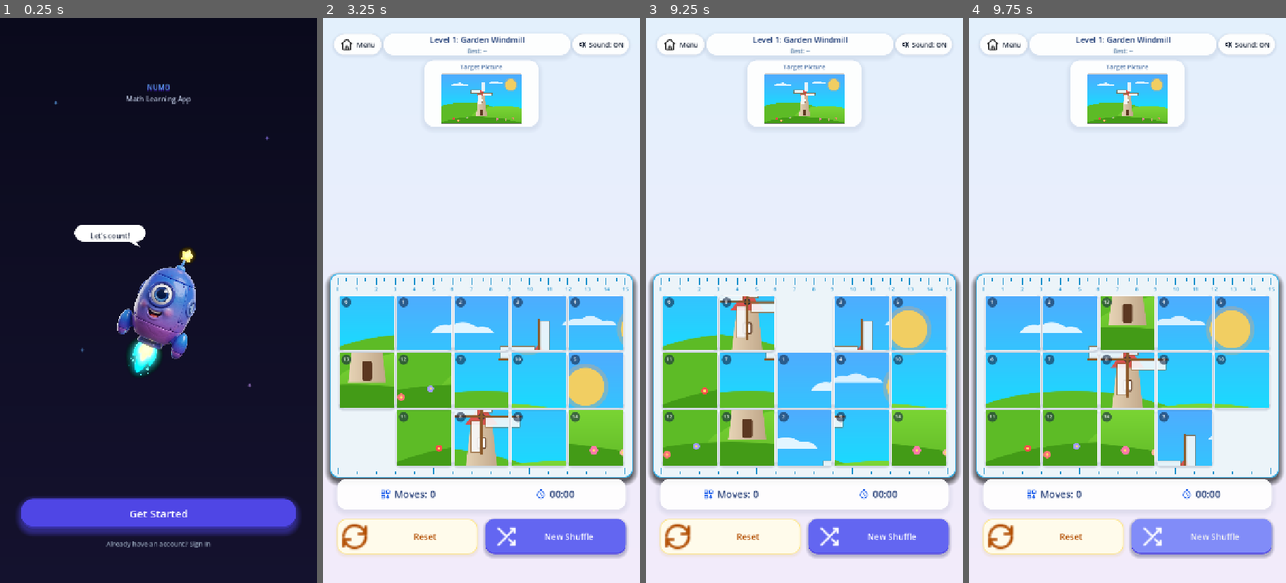
Above: before the commit, frames 1-4 (left to right).
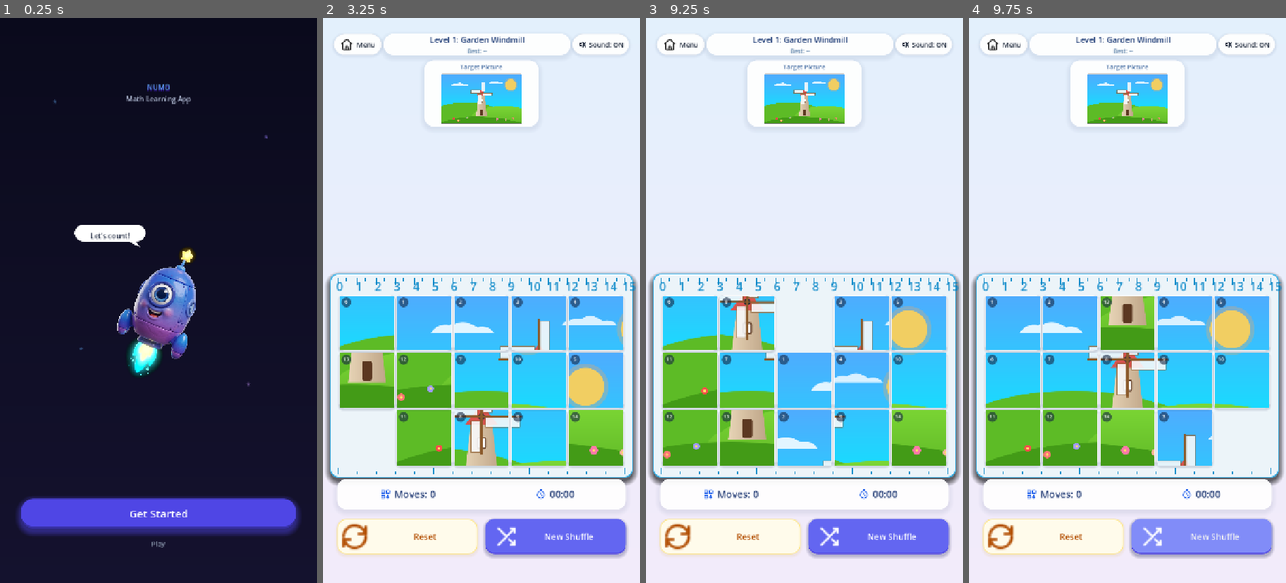
Above: after the commit, the same moments.

Repository: satyamsk05/muzepuzzlegame
Game: Godot game, scene res://scenes/StartScreen.tscn
Two runs of this game, one before a commit and one after it. Both use one fixed random seed, a clock stepped at 60 frames per second and the inputs below.
Inputs (mouse positions are in pixels of both pictures, inside the frame that each line leads up to):
- Up to frame 1 (0.25 s): no input
- Up to frame 2 (3.25 s): click "Get Started" at 0.5 s; click (487, 458) at 1.27 s; move the mouse to (551, 272) at 2.02 s; click (551, 272) at 2.17 s; move the mouse to (418, 328) at 2.77 s; click (418, 328) at 2.92 s
- Up to frame 3 (9.25 s): click "Menu" at 3.5 s; click "Path" at 4.25 s; click "Learn" at 5 s; click "Progress" at 5.75 s; click "Profile" at 6.5 s; click (810, 458) at 7.27 s; move the mouse to (836, 176) at 8.02 s; click (836, 176) at 8.17 s; move the mouse to (788, 413) at 8.77 s; click (788, 413) at 8.92 s
- Up to frame 4 (9.75 s): click "New Shuffle" at 9.5 s

The runs differ from the first frame. In frame 1, 0.2% of the frame differs, in the area x 16-86%, y 14-94%; in frame 2, 0.4%, in the area x 4-99%, y 46-49%; in frame 3, 0.4%; in frame 4, 0.4%.

Commit message:
UI fixes: sign-in button, tile label font, glyph icons, level layout
- start_screen: SignInBtn renamed to PlayBtn with label 'Play' (it was a fake sign-in using the Get Started handler)
- puzzle_board: ruler numbers use the theme font and size derived from tile height (min 16)
- replace decorative glyphs (star, hamburger) that rendered as boxes with ASCII
- level nodes: already inside a ScrollContainer below the top bar; no layout change

Diff:
--- a/scenes/HomeScreen.tscn
+++ b/scenes/HomeScreen.tscn
@@ -202,7 +202,7 @@
 layout_mode = 2
 theme_override_colors/font_color = Color(0.65, 0.6, 0.95, 1)
 theme_override_font_size/font_size = 24
-text = "☰"
+text = "="
 
 [node name="ScrollContainer" type="ScrollContainer" parent="."]
 layout_mode = 1
--- a/scenes/LoadingScreen.tscn
+++ b/scenes/LoadingScreen.tscn
@@ -62,7 +62,7 @@
 offset_bottom = 266.0
 theme_override_colors/font_color = Color(0.4, 0.7, 1, 0.6)
 theme_override_font_size/font_size = 16
-text = "✦"
+text = "*"
 
 [node name="Star2" type="Label" parent="."]
 layout_mode = 0
@@ -72,7 +72,7 @@
 offset_bottom = 226.0
 theme_override_colors/font_color = Color(0.7, 0.5, 1, 0.6)
 theme_override_font_size/font_size = 18
-text = "✦"
+text = "*"
 
 [node name="Star3" type="Label" parent="."]
 layout_mode = 0
@@ -82,7 +82,7 @@
 offset_bottom = 706.0
 theme_override_colors/font_color = Color(0.5, 0.8, 1, 0.6)
 theme_override_font_size/font_size = 14
-text = "✦"
+text = "*"
 
 [node name="Center" type="CenterContainer" parent="."]
 layout_mode = 1
--- a/scenes/StartScreen.tscn
+++ b/scenes/StartScreen.tscn
@@ -44,7 +44,7 @@
 offset_bottom = 206.0
 theme_override_colors/font_color = Color(0.4, 0.7, 1, 0.6)
 theme_override_font_size/font_size = 14
-text = "✦"
+text = "*"
 
 [node name="Star2" type="Label" parent="."]
 layout_mode = 0
@@ -54,7 +54,7 @@
 offset_bottom = 286.0
 theme_override_colors/font_color = Color(0.6, 0.5, 1, 0.7)
 theme_override_font_size/font_size = 18
-text = "✦"
+text = "*"
 
 [node name="Star3" type="Label" parent="."]
 layout_mode = 0
@@ -64,7 +64,7 @@
 offset_bottom = 766.0
 theme_override_colors/font_color = Color(0.4, 0.7, 1, 0.5)
 theme_override_font_size/font_size = 16
-text = "✦"
+text = "*"
 
 [node name="Star4" type="Label" parent="."]
 layout_mode = 0
@@ -74,7 +74,7 @@
 offset_bottom = 846.0
 theme_override_colors/font_color = Color(0.8, 0.6, 1, 0.6)
 theme_override_font_size/font_size = 14
-text = "✦"
+text = "*"
 
 [node name="HeaderContainer" type="VBoxContainer" parent="."]
 layout_mode = 1
@@ -209,7 +209,7 @@
 pivot_offset = Vector2(312, 34)
 text = "Get Started"
 
-[node name="SignInBtn" type="Button" parent="BottomContainer/VBox"]
+[node name="PlayBtn" type="Button" parent="BottomContainer/VBox"]
 custom_minimum_size = Vector2(0, 36)
 layout_mode = 2
-text = "Already have an account? Sign In"
+text = "Play"
--- a/scripts/puzzle_board.gd
+++ b/scripts/puzzle_board.gd
@@ -83,8 +83,8 @@
 	var ruler_content_width = BOARD_WIDTH
 	var tick_spacing = ruler_content_width / 15.0
 
-	var font = ThemeDB.fallback_font
-	var font_size = 12
+	var font = get_theme_font("font", "Label")
+	var font_size = maxi(16, int(TILE_HEIGHT * 0.2))
 
 	for i in range(num_major_ticks):
 		var x = 20.0 + i * tick_spacing
--- a/scripts/start_screen.gd
+++ b/scripts/start_screen.gd
@@ -4,7 +4,7 @@
 @onready var mascot: TextureRect = $CenterContainer/VBox/MascotWrapper/Mascot
 @onready var bubble: Control = $CenterContainer/VBox/MascotWrapper/Bubble
 @onready var get_started_btn: Button = $BottomContainer/VBox/GetStartedBtn
-@onready var sign_in_btn: Button = $BottomContainer/VBox/SignInBtn
+@onready var play_btn: Button = $BottomContainer/VBox/PlayBtn
 
 var _mascot_base_y: float = 0.0
 var _time: float = 0.0
@@ -14,11 +14,11 @@
 	_apply_theme_styles()
 	_start_mascot_float()
 	get_started_btn.pressed.connect(_on_get_started_pressed)
-	sign_in_btn.pressed.connect(_on_get_started_pressed)
+	play_btn.pressed.connect(_on_get_started_pressed)
 
 func _apply_theme_styles() -> void:
 	UIStyles.apply_gradient_3d_button(get_started_btn, 24)
-	UIStyles.apply_subtle_text_button(sign_in_btn)
+	UIStyles.apply_subtle_text_button(play_btn)
 
 func _process(delta: float) -> void:
 	_time += delta * 2.5
